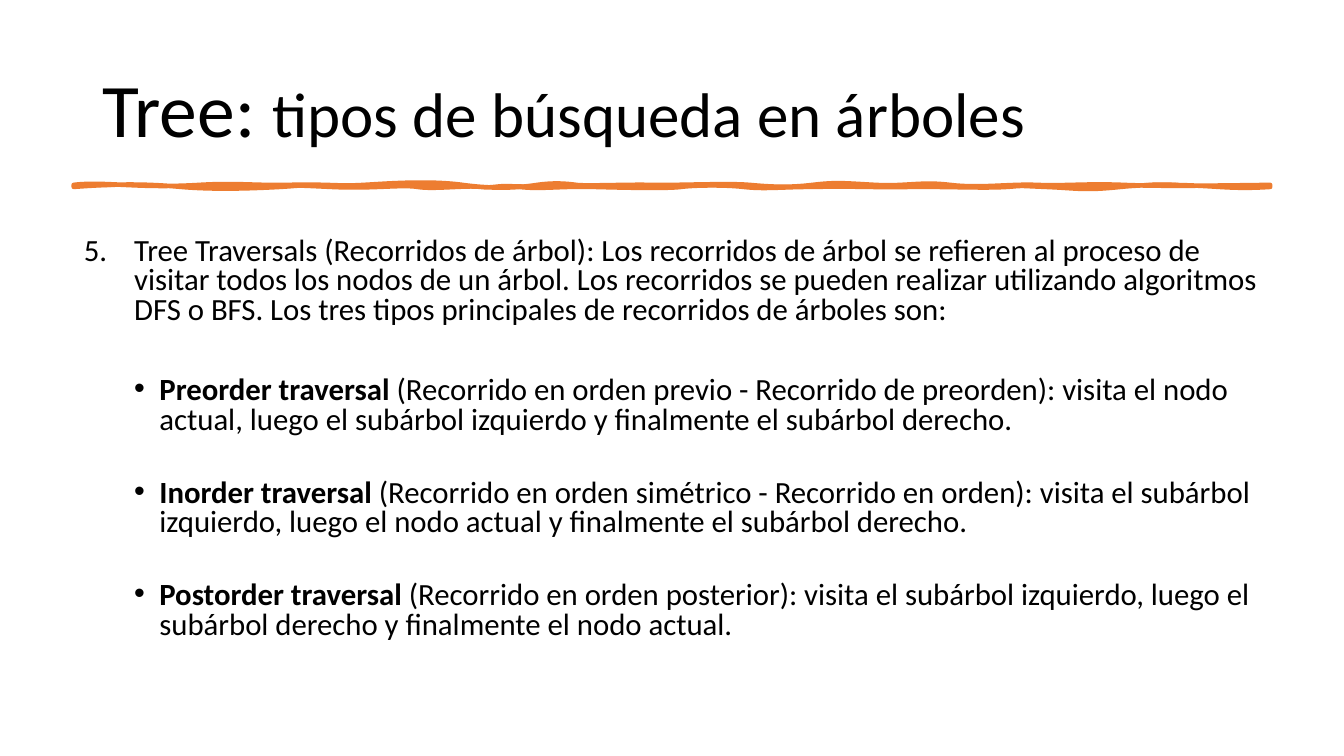
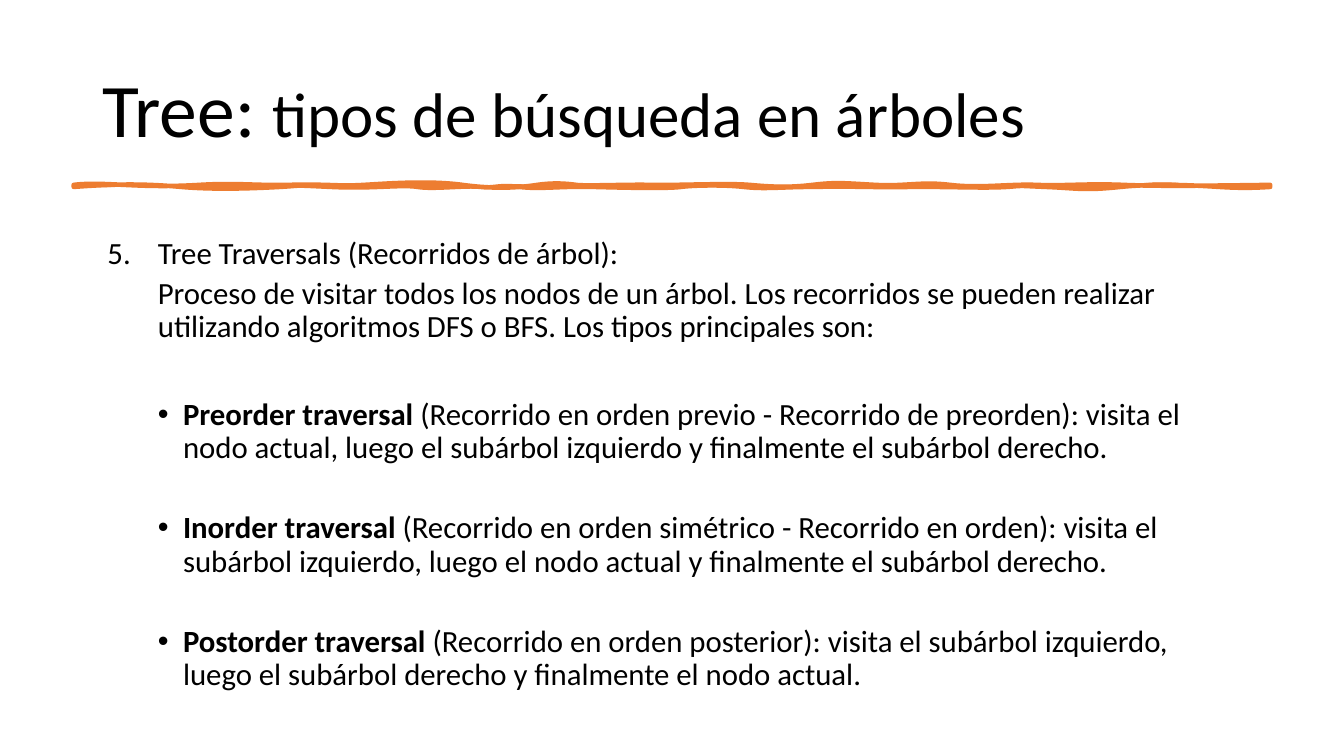
Before and after one commit to ppa-docencia-u/usm-ejemplos-estdatos, a slide deck: slide 83 of presentacion/Estructuras de datos-1.pptx. Drawn at 1344x756 pixels with LibreOffice and Linux fonts; fonts in the diff are those of the drawing. Boxes give left, top, right and bottom in pixels: in the first picture for what was removed or moved away, otherwise in the second. Text is boxed around its words. In the diff, an @@ line names an element or a change of style, - is before the commit and + after.

```diff
--- a/presentacion/Estructuras de datos-1.pptx
+++ b/presentacion/Estructuras de datos-1.pptx
@@ text "Tree Traversals (Recorridos de árbol):": place and size @@
-text "Tree Traversals (Recorridos de árbol):" at box(134, 238, 1256, 640)
+text "Tree Traversals (Recorridos de árbol):" at box(158, 241, 1180, 691)
@@ text at box(158, 241, 1154, 343): text changed @@
-5. Tree Traversals (Recorridos de árbol): Los recorridos de árbol se refieren al proceso de visitar todos los nodos de un árbol. Los recorridos se pueden realizar utilizando algoritmos DFS o BFS. Los tres tipos principales de recorridos de árboles son:
+5. Tree Traversals (Recorridos de árbol):
+  Proceso de visitar todos los nodos de un árbol. Los recorridos se pueden realizar utilizando algoritmos DFS o BFS. Los tipos principales son:
@@ text at box(183, 402, 1180, 691): line spacing 0.8 to 0.9 @@
```
Also in this commit, not shown: 8 other slides changed, 3 slides added.
